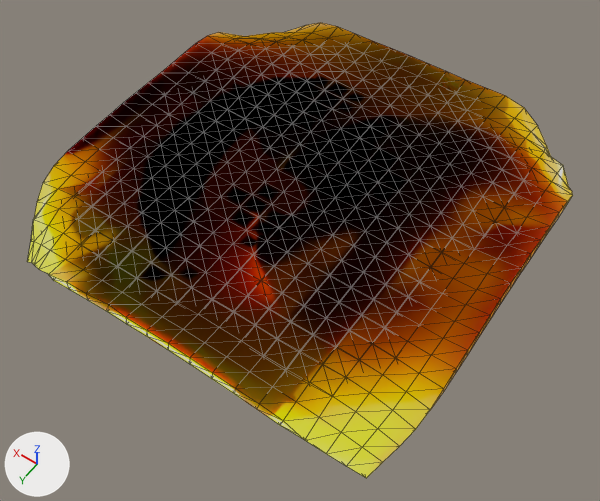
Two versions of the glTF model front/public/stylized_burger/cheese.glb, one commit apart.
Camera for both pictures: a 50 mm camera at (-0.375, 0.593, 0.924) aimed at (-0.018, 0.093, 0.139). Every picture has the same lights, and +X, +Y and +Z are marked at lower left. Mesh edges are drawn as thin lines.

Names of what the first picture shows: 'cheese'.
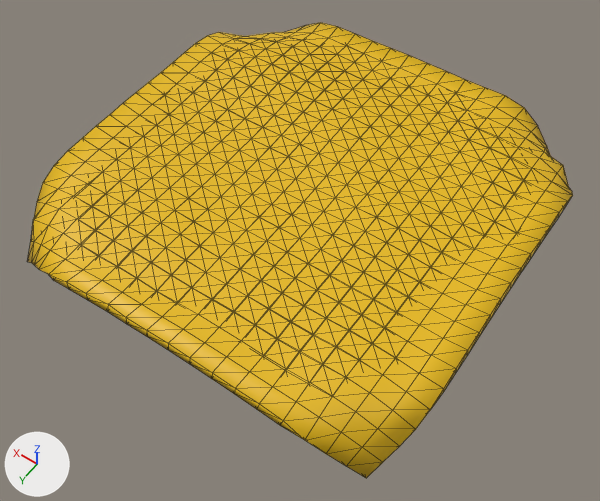
The newer file is also turned or shifted as a whole; pictures and numbers use the older file's frame.

Changed parts and their boxes (x1, y1, x2, y2) in the pictures (600 x 501 px):
```json
{"object": "cheese", "change": "surface changed", "before": [27, 22, 573, 478], "after": [27, 22, 573, 478]}
```

Scene script edits in JSON lines:
```json
{"block": "mat_cheese_top", "change": "nodes: BsdfTransparent, Emission, LightPath, MixShader, OutputMaterial, TexImage"}
{"block": "mat_cheese_top", "change": "uses the picture img_cheese_top_basecolor"}
{"block": "mat_cheese_top", "change": "nodes: BsdfPrincipled, OutputMaterial"}
{"block": "mat_cheese_top", "change": "colours: yellow #e7b900"}
```
